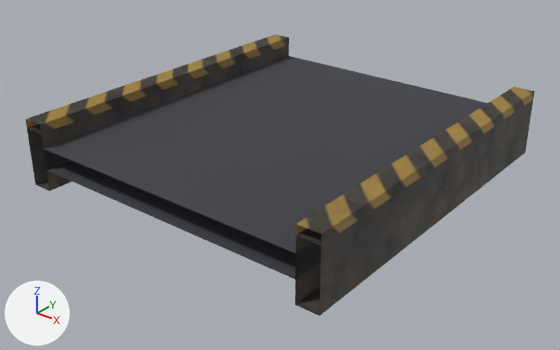
One commit to the glTF model jogo/assets/modelos/logistica/esteira/esteira_reta.glb: the scene before it, then after it.
One viewpoint serves both versions: a camera (50 mm lens) standing at (1.181, -1.524, 0.952) and looking at (-0.001, -0.048, 0.036). Arrows for +X, +Y and +Z are at lower left; the lights stay in place. The older version comes first. Vertices at exactly the same position are counted once.

The first picture shows 'esteira_reta'.
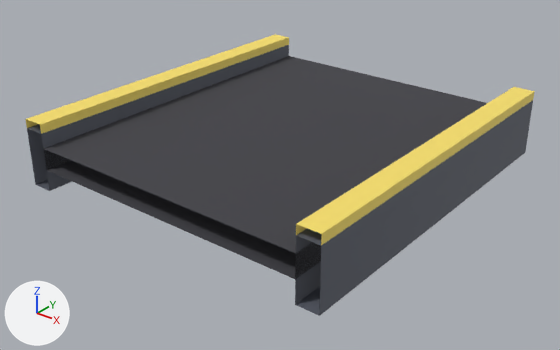
Where the change shows, as pixel boxes [x1, y1, x2, y2] in the pictures (560 x 350 px):
'esteira_reta', recoloured, surface changed (lighter): [25, 34, 535, 316] in both
part 1 of me_esteira_reta_corpo, recoloured: [27, 120, 118, 191] in both
part 2 of me_esteira_reta_corpo, recoloured: [34, 45, 289, 184] in both
part 3 of me_esteira_reta_corpo, recoloured: [295, 100, 533, 316] in both
part 4 of me_esteira_reta_corpo, recoloured: [298, 101, 533, 313] in both
part 5 of me_esteira_reta_corpo, recoloured: [25, 34, 535, 245] in both
part 6 of me_esteira_reta_corpo, surface changed (lighter): [25, 34, 535, 316] in both

What the commit changed:
Material 'P_Faixa' (mat_p_faixa) is new.
Its base color is (0.95, 0.75, 0.15) (yellow #f9e16c).
Its roughness is 0.7.
Material 'P_Metal' (mat_p_metal) is new.
Its base color is (0.42, 0.46, 0.52) (light grey #adb5bf).
Its metallic is 0.3.
Material 'P_Escuro' (mat_p_escuro) is new.
Its base color is (0.1, 0.11, 0.14) (dark grey #595d69).
Its roughness is 0.7.
me_esteira_reta_corpo has 40 vertices, 48 faces and spans x -0.46..0.46, y -0.5..0.5, z 0.0..0.225.
me_esteira_reta_corpo is used by ob_esteira_reta; location (0.0, 0.0, 0.0).
me_esteira_reta_corpo part 1: 4 of the faces centred in x -0.46..-0.4, y -0.167, z 0.04..0.2 switch from mat_esteira_reta_tex (picture img_esteira_reta_tex) to mat_p_escuro (dark grey #595d69).
me_esteira_reta_corpo part 2: 4 of the faces centred in x -0.46..-0.4, y 0.167, z 0.04..0.2 switch from mat_esteira_reta_tex (picture img_esteira_reta_tex) to mat_p_escuro (dark grey #595d69).
me_esteira_reta_corpo part 3: 4 of the faces centred in x 0.4..0.46, y -0.167, z 0.04..0.2 switch from mat_esteira_reta_tex (picture img_esteira_reta_tex) to mat_p_escuro (dark grey #595d69).
me_esteira_reta_corpo part 4: 4 of the faces centred in x 0.4..0.46, y 0.167, z 0.04..0.2 switch from mat_esteira_reta_tex (picture img_esteira_reta_tex) to mat_p_escuro (dark grey #595d69).
me_esteira_reta_corpo part 5: all 12 faces centred in x -0.46..0.46, y -0.167..0.167, z 0.208..0.225 switch from mat_esteira_reta_tex (picture img_esteira_reta_tex) to mat_p_faixa (yellow #f9e16c).
me_esteira_reta_corpo part 6: texture (UV) coordinates of 48 of 48 faces, centred in x -0.46..0.46, y -0.167..0.167, z 0.0..0.225, changed; they spanned u 0.0..1.0, v 0.0..1.0 and now span u 0.0..1.0, v 0.0..1.0.
me_esteira_reta_corpo gains material mat_p_metal (light grey #adb5bf).
